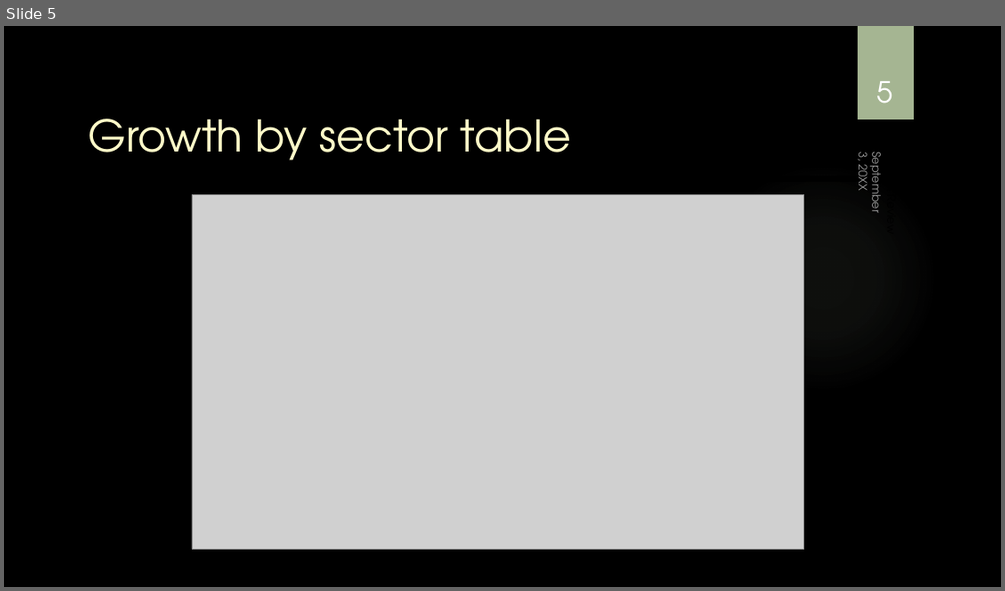
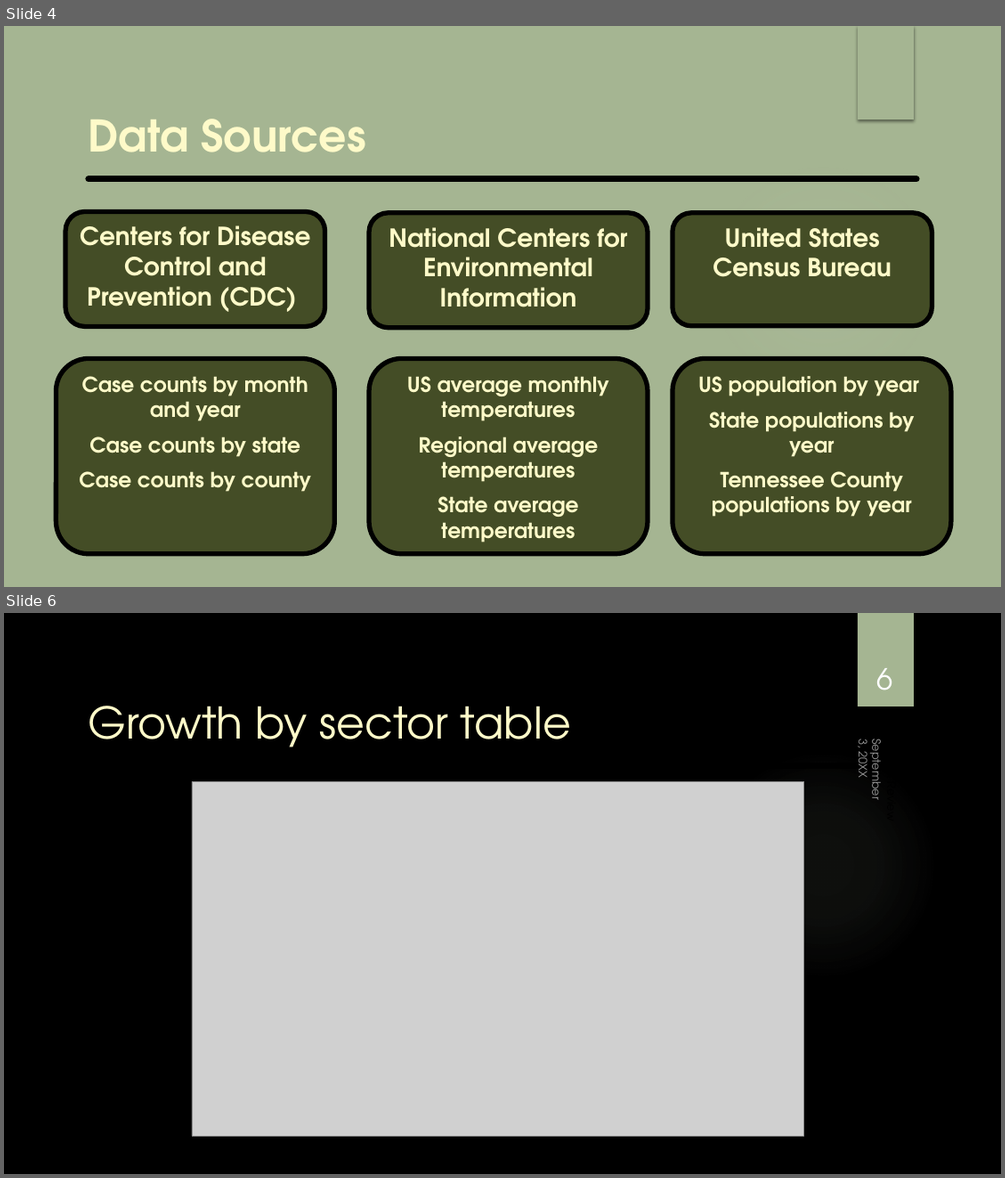
Before and after one commit to dzapata915/Lyme_Disease, a slide deck: Lyme Disease Powerpoint.pptx. Shown one above the other, each under a label of ours: slide 5 before the commit, slides 4 and 6 after it; the slides between them are not shown. The pictures are 1005x591 and 1005x1178 pixels, drawn with LibreOffice and Linux fonts; fonts in the diff are those of the drawing; grey boxes stand for pictures; background and template pictures are left out. Boxes give left, top, right and bottom in pixels: in the first picture for what was removed or moved away, otherwise in the second. Text is boxed around its words. In the diff, an @@ line names an element or a change of style, - is before the commit and + after.

```diff
--- a/Lyme Disease Powerpoint.pptx
+++ b/Lyme Disease Powerpoint.pptx
@@ slide 4 added at (4, 26, 1001, 587), background #A5B592; not listed: 3 template elements that a slide beside it also shows @@
@@ title added at (89, 119, 365, 152), 42 pt, text #FEFAC9, bold @@
+Data Sources
@@ rounded rectangle added at (65, 211, 324, 326), fill #444D26, outline #000000 4.5 pt, 24 pt, text #FEFAC9, bold @@
+Centers for Disease Control and Prevention (CDC)
@@ rounded rectangle added at (369, 213, 647, 328), fill #444D26, outline #000000 4.5 pt, 24 pt, text #FEFAC9, bold @@
+National Centers for Environmental Information
@@ rounded rectangle added at (672, 213, 932, 326), fill #444D26, outline #000000 4.5 pt, 24 pt, text #FEFAC9, bold @@
+United States Census Bureau
@@ rounded rectangle added at (57, 359, 335, 554), fill #444D26, outline #000000 4.5 pt, 20 pt, text #FEFAC9, bold @@
+Case counts by month and year
+Case counts by state
+Case counts by county
@@ rounded rectangle added at (369, 359, 647, 554), fill #444D26, outline #000000 4.5 pt, 20 pt, text #FEFAC9, bold @@
+US average monthly temperatures
+Regional average temperatures
+State average temperatures
@@ rounded rectangle added at (672, 359, 952, 554), fill #444D26, outline #000000 4.5 pt, 20 pt, text #FEFAC9, bold @@
+US population by year
+State populations by year
+Tennessee County populations by year
@@ what was slide 5 is now slide 6 @@
@@ page number at (876, 668, 892, 690): text changed @@
-5
+6
```
Also in this commit, not shown: 1 slide changed, 4 other slides added, 4 slides removed.
